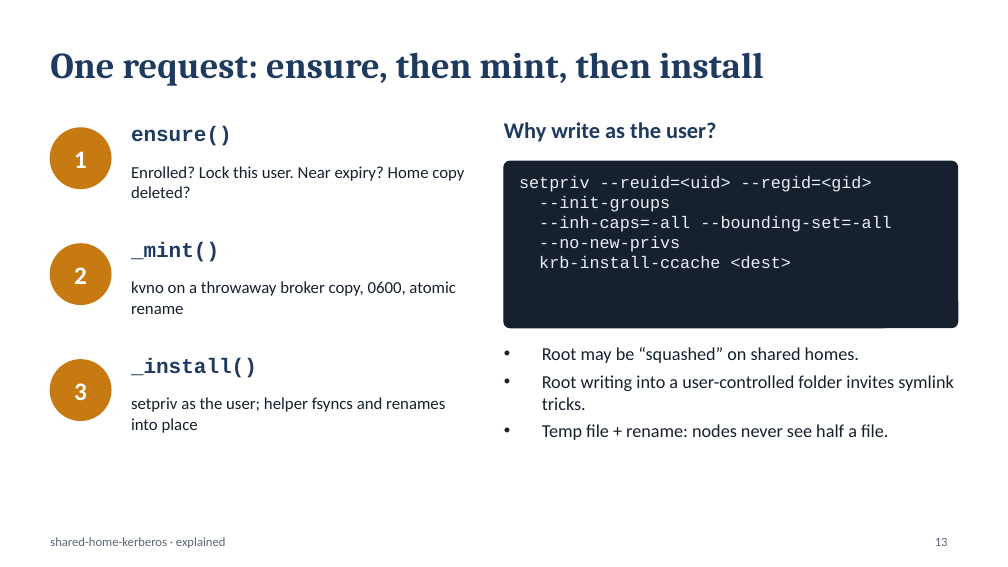
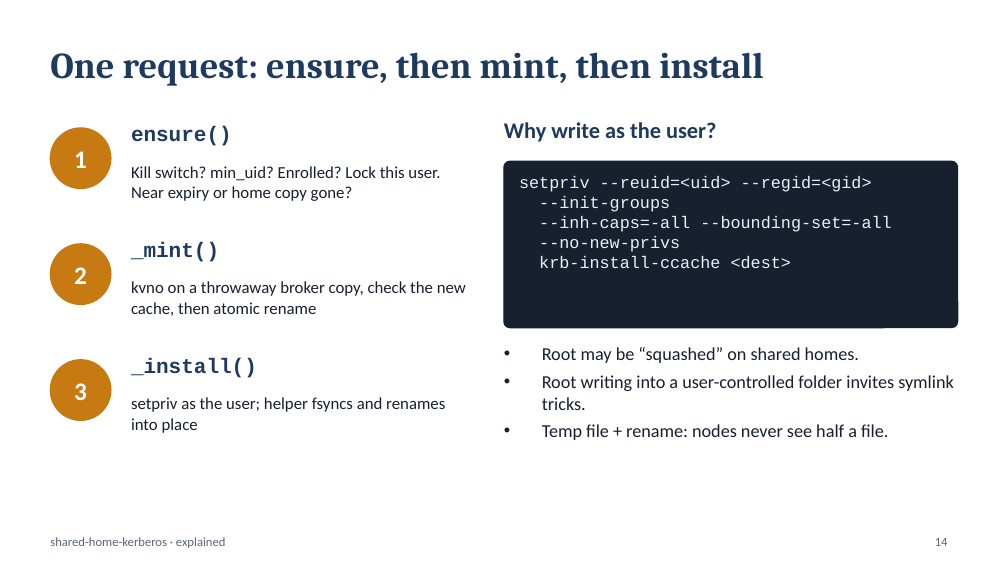
Before and after one commit to vijayrattehalli-cloud/shared-home-kerberos, a slide deck: slide 14 of docs/shared-home-kerberos-slides.pptx (slide 13 before the commit). Drawn at 1008x567 pixels with LibreOffice and Linux fonts; fonts in the diff are those of the drawing. Boxes give left, top, right and bottom in pixels: in the first picture for what was removed or moved away, otherwise in the second. Text is boxed around its words. In the diff, an @@ line names an element or a change of style, - is before the commit and + after.

```diff
--- a/docs/shared-home-kerberos-slides.pptx
+++ b/docs/shared-home-kerberos-slides.pptx
@@ text at [131, 166, 440, 201]: text changed @@
-Enrolled? Lock this user. Near expiry? Home copy deleted?
+Kill switch? min_uid? Enrolled? Lock this user. Near expiry or home copy gone?
@@ text at [131, 281, 466, 316]: text changed @@
-kvno on a throwaway broker copy, 0600, atomic rename
+kvno on a throwaway broker copy, check the new cache, then atomic rename
@@ page number at [935, 538, 948, 546]: text changed @@
-13
+14
```
Also in this commit, not shown: 8 other slides changed, 1 slide added, 5 other files.
